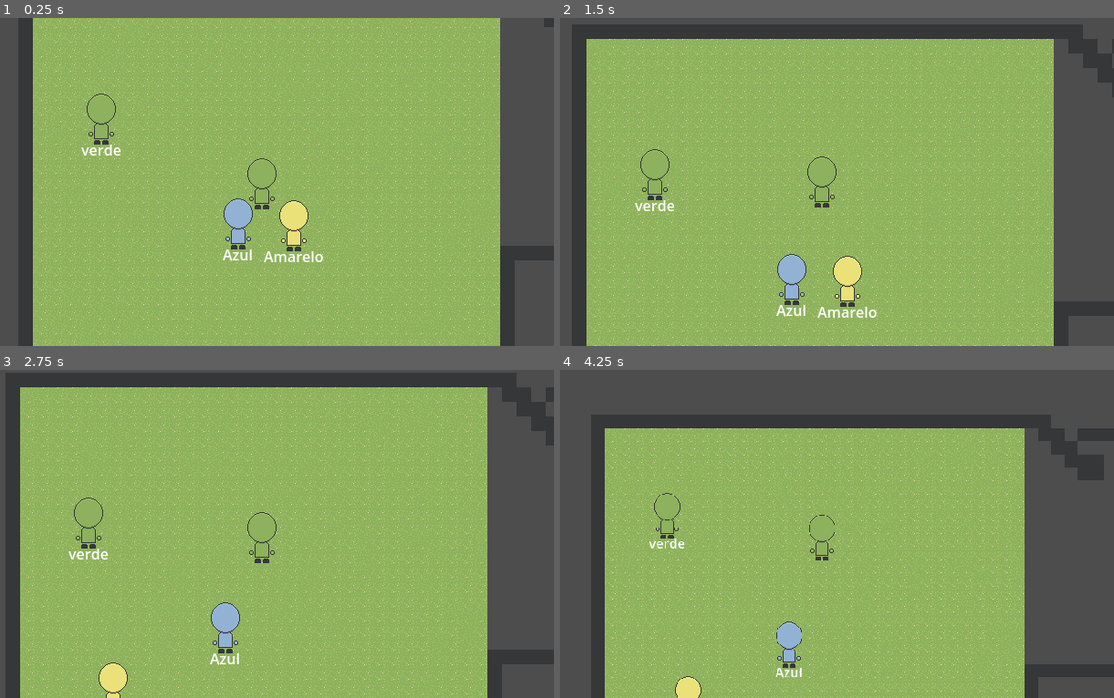
Above: before the commit, frames 1-4 (two rows, left to right).
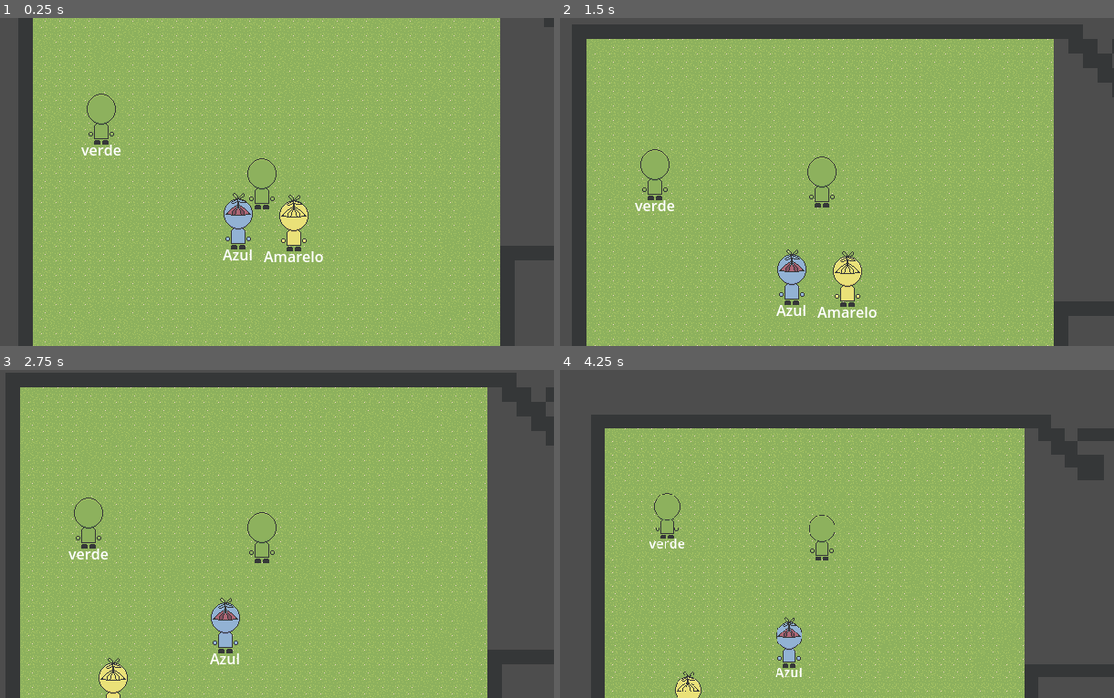
Above: after the commit, the same moments.

Repository: AugustoRemus/DetetiveGrafos
Game: Godot game, scene res://Scenes/DebugTeste/fase_debug.tscn
Two runs of this game, one before a commit and one after it. Both use one fixed random seed, a clock stepped at 60 frames per second and the inputs below.
Inputs (mouse positions are in pixels of both pictures, inside the frame that each line leads up to):
- Up to frame 1 (0.25 s): no input
- Up to frame 2 (1.5 s): move the mouse to (947, 165) at 0.52 s; hold W (up) 0.53-1.28 s; tap E (E) at 0.6 s; tap D (R) at 0.8, 1.35 s; move the mouse to (704, 198) at 1.27 s; hold S (down) from 1.28 s (still down)
- Up to frame 3 (2.75 s): tap E (E) at 1.55, 2.1 s; move the mouse to (321, 461) at 2.02 s; release S (down) at 2.03 s; hold W (up) from 2.03 s (still down); tap D (R) at 2.3 s
- Up to frame 4 (4.25 s): move the mouse to (792, 599) at 2.77 s; tap A (L) at 2.85 s; tap E (E) at 3.05 s; move the mouse to (997, 583) at 3.52 s; release W (up) at 3.53 s; hold S (down) from 3.53 s (still down); right-click (997, 583) at 3.6 s; tap D (R) at 3.8 s; tap Z (Debug) at 4.15 s

The runs differ from the first frame. In frame 1, 0.2% of the frame differs, in the area x 40-56%, y 53-61%; in frame 2, 0.2%, in the area x 39-55%, y 70-79%; in frame 3, 0.2%; in frame 4, 0.2%.

Commit message:
hatsIniciados

Diff:
--- /dev/null
+++ b/detetivegrafos/ResourcesNpcs/hats/HatsResource.gd
@@ -0,0 +1,7 @@
+extends Resource
+class_name hatsResource
+
+@export var nome: String
+@export var id: int
+@export var sprite: Texture2D
+#@export var descricao: String
--- /dev/null
+++ b/detetivegrafos/ResourcesNpcs/hats/teste1.tres
@@ -0,0 +1,11 @@
+[gd_resource type="Resource" script_class="hatsResource" load_steps=3 format=3 uid="uid://be4yad5y2ibvs"]
+
+[ext_resource type="Script" uid="uid://bxo48adhj6v52" path="res://ResourcesNpcs/hats/HatsResource.gd" id="1_k5ih8"]
+[ext_resource type="Texture2D" uid="uid://ckj2ra8laue0g" path="res://Sprites/hatTeste1.png" id="2_p0vyo"]
+
+[resource]
+script = ExtResource("1_k5ih8")
+nome = "teste1"
+id = 0
+sprite = ExtResource("2_p0vyo")
+metadata/_custom_type_script = "uid://bxo48adhj6v52"
--- /dev/null
+++ b/detetivegrafos/ResourcesNpcs/hats/teste2.tres
@@ -0,0 +1,11 @@
+[gd_resource type="Resource" script_class="hatsResource" load_steps=3 format=3 uid="uid://bhjd461g6ghjv"]
+
+[ext_resource type="Script" uid="uid://bxo48adhj6v52" path="res://ResourcesNpcs/hats/HatsResource.gd" id="1_5t2xu"]
+[ext_resource type="Texture2D" uid="uid://b7ex78oa4urld" path="res://Sprites/hatTeste2.png" id="2_vkhh7"]
+
+[resource]
+script = ExtResource("1_5t2xu")
+nome = "teste2"
+id = 1
+sprite = ExtResource("2_vkhh7")
+metadata/_custom_type_script = "uid://bxo48adhj6v52"
--- a/detetivegrafos/Scenes/DebugTeste/fase_debug.tscn
+++ b/detetivegrafos/Scenes/DebugTeste/fase_debug.tscn
@@ -8,6 +8,8 @@
 [ext_resource type="Resource" uid="uid://b71e643tt8njg" path="res://ResourcesNpcs/teste/testeAzul.tres" id="5_tow86"]
 [ext_resource type="Script" uid="uid://bmd3dfd08ts5m" path="res://Scripts/Fase/AleatorioBase.gd" id="7_0odl8"]
 [ext_resource type="Resource" uid="uid://b54b5ae8pdg2b" path="res://ResourcesNpcs/teste/testeVerde.tres" id="7_bfw4o"]
+[ext_resource type="Resource" uid="uid://be4yad5y2ibvs" path="res://ResourcesNpcs/hats/teste1.tres" id="7_lackq"]
+[ext_resource type="Resource" uid="uid://bhjd461g6ghjv" path="res://ResourcesNpcs/hats/teste2.tres" id="9_kjhp6"]
 
 [sub_resource type="TileSetAtlasSource" id="TileSetAtlasSource_dhdj0"]
 resource_name = "Grama1"
@@ -129,11 +131,13 @@
 [node name="BaseNPCs" parent="NPCs" node_paths=PackedStringArray("nodosDestino") instance=ExtResource("3_ywf2r")]
 position = Vector2(208, 200)
 resourceNPC = ExtResource("4_k7s56")
+hat = ExtResource("7_lackq")
 nodosDestino = [NodePath("../../ArrayPontos/0"), NodePath("../../ArrayPontos/1"), NodePath("../../ArrayPontos/2")]
 
 [node name="BaseNPCs2" parent="NPCs" instance=ExtResource("3_ywf2r")]
 position = Vector2(147, 198)
 resourceNPC = ExtResource("5_tow86")
+hat = ExtResource("9_kjhp6")
 
 [node name="BaseNPCs3" parent="NPCs" node_paths=PackedStringArray("nodosDestino") instance=ExtResource("3_ywf2r")]
 position = Vector2(-3, 83)
--- a/detetivegrafos/Scenes/DebugTeste/protagonista.tscn
+++ b/detetivegrafos/Scenes/DebugTeste/protagonista.tscn
@@ -25,6 +25,8 @@
 [node name="Sprite2D" type="Sprite2D" parent="."]
 texture = ExtResource("1_7g32v")
 script = ExtResource("3_k2hie")
+
+[node name="hatPlayer" type="Sprite2D" parent="Sprite2D"]
 
 [node name="Move" type="Node" parent="." node_paths=PackedStringArray("player", "sprite")]
 script = ExtResource("2_e0vkn")
@@ -59,10 +61,11 @@
 [node name="Interador" type="Node" parent="area"]
 script = ExtResource("7_v853i")
 
-[node name="transformador" type="Node" parent="." node_paths=PackedStringArray("sprite", "area", "tags")]
+[node name="transformador" type="Node" parent="." node_paths=PackedStringArray("sprite", "area", "hatSpritePlayer", "tags")]
 script = ExtResource("7_yl5ap")
 sprite = NodePath("../Sprite2D")
 area = NodePath("../area")
+hatSpritePlayer = NodePath("../Sprite2D/hatPlayer")
 tags = NodePath("../tags")
 
 [node name="tags" type="Node2D" parent="." node_paths=PackedStringArray("_transformar", "_roubarCor", "_conversar")]
--- a/detetivegrafos/Scenes/base_np_cs.tscn
+++ b/detetivegrafos/Scenes/base_np_cs.tscn
@@ -13,6 +13,7 @@
 [ext_resource type="Script" uid="uid://sp1uarpyia7f" path="res://Scripts/NPCs/nome_cor.gd" id="8_lxbre"]
 [ext_resource type="Script" uid="uid://dhl8l8mv4waxx" path="res://Scripts/NPCs/logica_interacoes.gd" id="9_taqbl"]
 [ext_resource type="Texture2D" uid="uid://blqrrynie23yc" path="res://Sprites/Placeholders/BalaoBasePNG.png" id="10_wbx1d"]
+[ext_resource type="Script" uid="uid://dw575fal2lmmw" path="res://Scripts/hat_node.gd" id="14_pcq1i"]
 
 [sub_resource type="Curve" id="Curve_4tvce"]
 _data = [Vector2(0.0691489, 1), 0.0, 0.0, 0, 0, Vector2(0.526596, 0.52809), 0.0, 0.0, 0, 0, Vector2(1, 0), 0.0, 0.0, 0, 0]
@@ -53,6 +54,8 @@
 visible = false
 texture = ExtResource("4_nf2cc")
 
+[node name="hatSprite" type="Sprite2D" parent="Sprite"]
+
 [node name="NavigationAgent2D" type="NavigationAgent2D" parent="." node_paths=PackedStringArray("base_np_cs", "logica", "timer")]
 script = ExtResource("4_y6ahf")
 base_np_cs = NodePath("..")
@@ -89,5 +92,10 @@
 script = ExtResource("9_taqbl")
 logicaBalao = NodePath("../BalaoBasePng")
 
+[node name="hatNode" type="Node2D" parent="." node_paths=PackedStringArray("character", "sprite")]
+script = ExtResource("14_pcq1i")
+character = NodePath("..")
+sprite = NodePath("../Sprite/hatSprite")
+
 [connection signal="timeout" from="BalaoBasePng/timerBalao" to="BalaoBasePng" method="_on_timer_balao_timeout"]
 [connection signal="timeout" from="timerDestino" to="NavigationAgent2D" method="_on_timer_destino_timeout"]
--- a/detetivegrafos/Scripts/NPCs/base_np_cs.gd
+++ b/detetivegrafos/Scripts/NPCs/base_np_cs.gd
@@ -7,6 +7,10 @@
 
 ##define o id dele para montar o grafo e tals, definir na cena
 var id: int
+
+##se n for ter deixa null
+@export var hat: hatsResource = null
+
 
 ##lista com os destinos possiveis do npcs para andar
 @export var nodosDestino: Array[Node2D]
--- a/detetivegrafos/Scripts/Player/protagonista.gd
+++ b/detetivegrafos/Scripts/Player/protagonista.gd
@@ -8,6 +8,8 @@
 
 #id do npc transformado, vai ser um int
 var idNPCTransformado = null
+
+var hatTransformado:hatsResource = null
 
 #se o personagem pode se transformar (n tem nada perto)
 var possoTransformar: bool
--- a/detetivegrafos/Scripts/Player/transformador.gd
+++ b/detetivegrafos/Scripts/Player/transformador.gd
@@ -2,7 +2,7 @@
 @export var sprite: Sprite2D
 @export var area : Area2D
 @onready var player: CharacterBody2D = $".."
-
+@export var hatSpritePlayer: Sprite2D
 @export var tags: Node2D
 
 #quando clicar E vai se transformar nesse
@@ -31,6 +31,14 @@
 func transformar():
 	if podeTransformar:
 		sprite.texture = podeTransformar.sprite.texture
+
+		if podeTransformar.hat:
+			hatSpritePlayer.texture = podeTransformar.hat.sprite
+			player.hatTransformado = podeTransformar.hat
+		else:
+			hatSpritePlayer.texture = null
+			player.hatTransformado = null
+
 		player.idNPCTransformado = podeTransformar.id
 		podeTransformar = null
 		tags.transformarLabel(false)
--- /dev/null
+++ b/detetivegrafos/Scripts/hat_node.gd
@@ -0,0 +1,12 @@
+extends Node2D
+
+
+@export var character : CharacterBody2D
+
+@export var sprite: Sprite2D
+
+
+
+func _ready() -> void:
+	if character.hat:
+		sprite.texture = character.hat.sprite
Not shown, added: detetivegrafos/ResourcesNpcs/hats/HatsResource.gd.uid
Not shown: 1 places in detetivegrafos/Scenes/DebugTeste/fase_debug.tscn that only renumber resources
Not shown: 1 places in detetivegrafos/Scenes/base_np_cs.tscn that only renumber resources
Not shown, added: detetivegrafos/Scripts/hat_node.gd.uid
Binary file added: detetivegrafos/Sprites/hatTeste1.png
Not shown, added: detetivegrafos/Sprites/hatTeste1.png.import
Binary file added: detetivegrafos/Sprites/hatTeste2.png
Not shown, added: detetivegrafos/Sprites/hatTeste2.png.import
